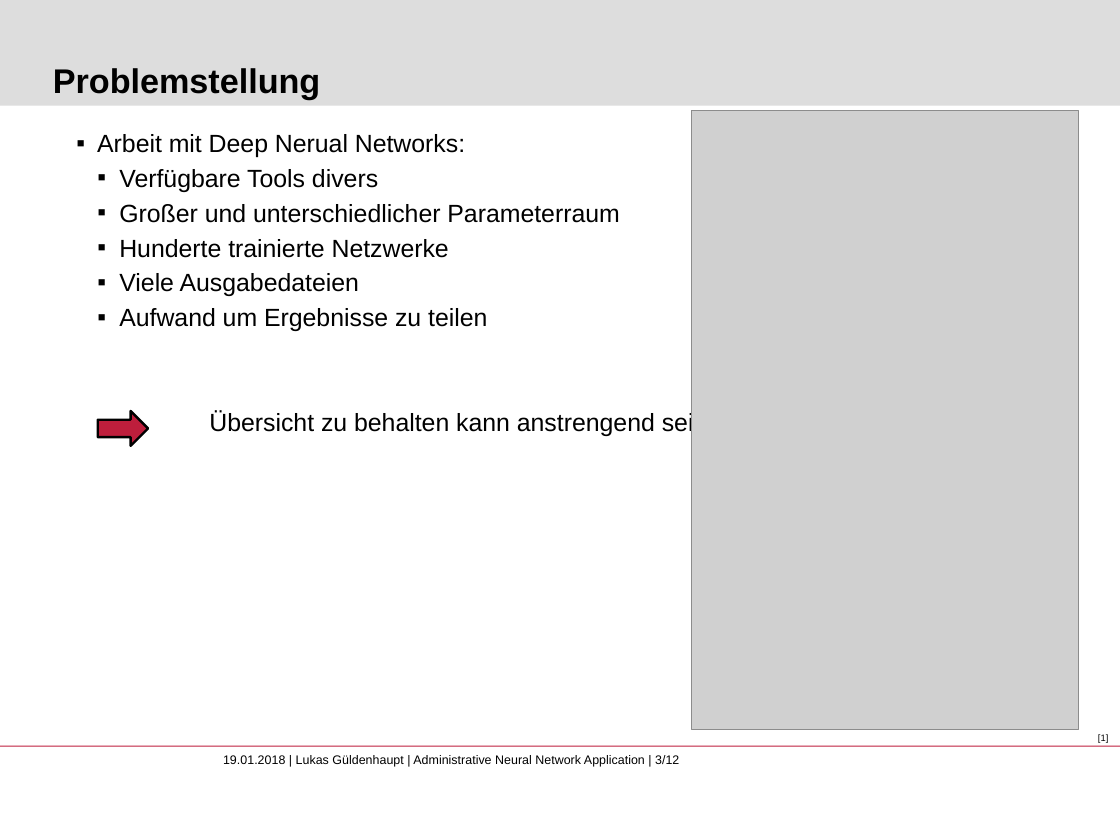
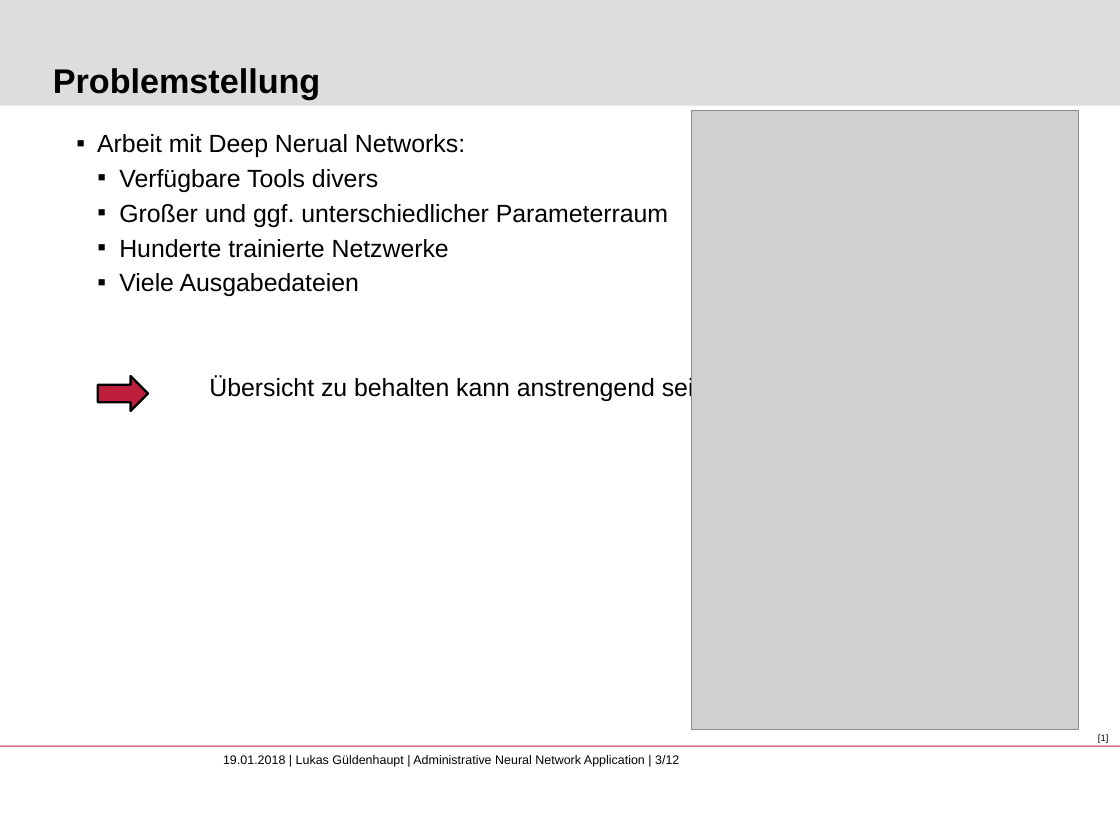
Before and after one commit to lgueldenhaupt/BA, a slide deck: slide 3 of vortrag.pptx. Drawn at 1120x840 pixels with LibreOffice and Linux fonts; fonts in the diff are those of the drawing; grey boxes stand for pictures; background and template pictures are left out. Boxes give left, top, right and bottom in pixels: in the first picture for what was removed or moved away, otherwise in the second. Text is boxed around its words. In the diff, an @@ line names an element or a change of style, - is before the commit and + after.

```diff
--- a/vortrag.pptx
+++ b/vortrag.pptx
@@ text at (119, 204, 668, 227): text changed @@
-      ▪ Großer und unterschiedlicher Parameterraum
+      ▪ Großer und ggf. unterschiedlicher Parameterraum
@@ text at (119, 308, 487, 331): paragraph removed @@
-      ▪ Aufwand um Ergebnisse zu teilen
@@ right arrow: place and size @@
-right arrow at (97, 411, 148, 446)
+right arrow at (97, 376, 148, 411)
```
Also in this commit, not shown: 1 other slide changed, 1 other file.
